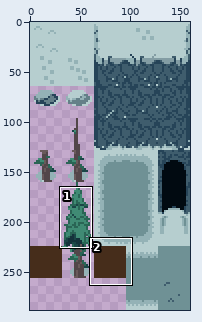
Sprite sheet, stored at Sprites/Tiles/Snow_Tiles.png. The picture above shows the old version from afar; the outline marks the close-up.
Close-up. First the earlier version:
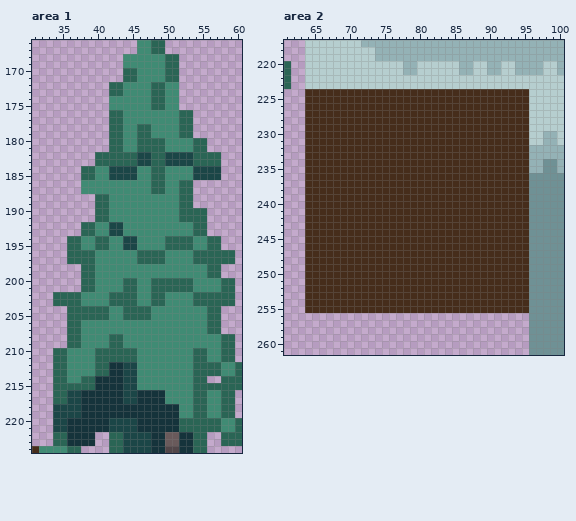
The file is 160x288 pixels. Colours within 5 levels of each other are drawn and written as one. Shown: area 1: x 31..60, y 166..224; area 2: x 61..100, y 217..261.
Now the later version:
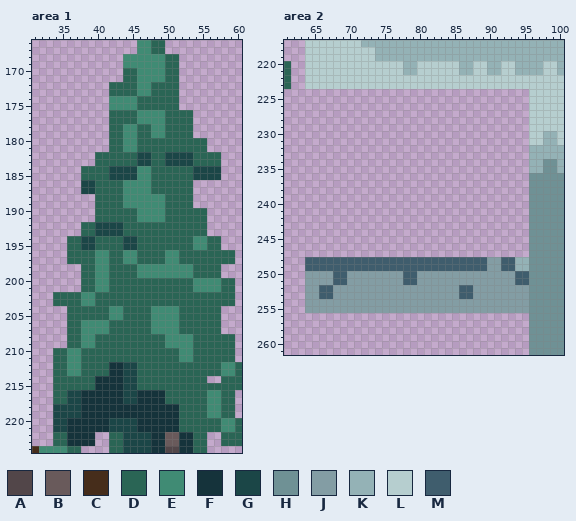
Palette (. is transparent): A #524649  B #695a5b  C #462d1b  D #2a6555  E #408b74  F #15333b  G #1b4647  H #6f9195  J #839da4  K #94b2b6  L #b6cecf  M #3f5d6d
Change:
--- area 1
@@ x 31..60 @@
 171 .............DDEEEEDD.........
-172 ...........DDEEEEDDEE.........
-173 ...........DDEEEEDDEE.........
-174 ...........EEEEEEDDEE.........
-175 ...........EEEEEEDDEE.........
-176 ...........DDEEEEEEEEDD.......
-177 ...........DDEEEEEEEEDD.......
-178 ...........DDEEDDEEEEDD.......
-179 ...........DDEEDDEEEEDD.......
-180 ...........DDEEDDDDEEEEDD.....
-181 ...........DDEEDDDDEEEEDD.....
+172 ...........DDDDEEDDDD.........
+173 ...........DDDDEEDDDD.........
+174 ...........EEEEDDDDDD.........
+175 ...........EEEEDDDDDD.........
+176 ...........DDDDEEEEDDDD.......
+177 ...........DDDDEEEEDDDD.......
+178 ...........DDEEDDEEDDDD.......
+179 ...........DDEEDDEEDDDD.......
+180 ...........DDEEDDDDDDDDDD.....
+181 ...........DDEEDDDDDDDDDD.....
 182 .........DDDDDDGGDDGGGGDDDD...
 183 .........DDDDDDGGDDGGGGDDDD...
-184 .......DDEEGGGGEEDDEEEEGGGG...
-185 .......DDEEGGGGEEDDEEEEGGGG...
-186 .......EEEEEEEEEEDDEEDD.......
-187 .......EEEEEEEEEEDDEEDD.......
-188 .........DDEEEEEEEEEEDD.......
-189 .........DDEEEEEEEEEEDD.......
-190 .........DDEEEEEEEEEEDDDD.....
-191 .........DDEEEEEEEEEEDDDD.....
-192 .......DDEEGGEEEEEEEEEEDD.....
-193 .......DDEEGGEEEEEEEEEEDD.....
-194 .....DDEEDDEEGGEEEEDDDDEEDD...
-195 .....DDEEDDEEGGEEEEDDDDEEDD...
-196 .....DDDDEEEEEEDDDDEEEEDDDDDD.
-197 .....DDDDEEEEEEDDDDEEEEDDDDDD.
-198 .......DDEEEEEEEEEEEEEEEEDD...
-199 .......DDEEEEEEEEEEEEEEEEDD...
-200 .......DDEEEEDDEEDDDDDDEEEEDD.
-201 .......DDEEEEDDEEDDDDDDEEEEDD.
-202 ...DDDDEEEEDDDDEEDDEEEEDDDDDD.
-203 ...DDDDEEEEDDDDEEDDEEEEDDDDDD.
-204 .....DDDDDDEEDDDDEEEEEEEEDD...
-205 .....DDDDDDEEDDDDEEEEEEEEDD...
-206 .....DDEEEEEEEEEEEEEEEEEEDD...
-207 .....DDEEEEEEEEEEEEEEEEEEDD...
-208 .....DDEEEEDDEEEEEEEEEEEEEEDD.
-209 .....DDEEEEDDEEEEEEEEEEEEEEDD.
-210 ...DDEEEEDDDDDDEEEEEEEEDDEEDD.
-211 ...DDEEEEDDDDDDEEEEEEEEDDEEDD.
-212 ...DDEEEEDDFFGGEEEEEEEEDDDDEED
-213 ...DDEEEEDDFFGGEEEEEEEEDDDDEED
-214 ...DDEEDDFFFFGGEEEEEEEEDD..DDD
-215 ...DDDDDDFFFFGGEEEEEEEEDDDDDDD
-216 ...DDGGFFFFFFGGFFFFEEEEDDEEDD.
-217 ...DDGGFFFFFFGGFFFFEEEEDDEEDD.
-218 ...GGGGFFFFFFFFFFFFFFEEDDEEDD.
-219 ...GGGGFFFFFFFFFFFFFFEEDDEEDD.
+184 .......DDDDGGGGEEDDDDDDGGGG...
+185 .......DDDDGGGGEEDDDDDDGGGG...
+186 .......GGDDDDEEEEDDDDDD.......
+187 .......GGDDDDEEEEDDDDDD.......
+188 .........DDDDEEEEEEDDDD.......
+189 .........DDDDEEEEEEDDDD.......
+190 .........DDDDDDEEEEDDDDDD.....
+191 .........DDDDDDEEEEDDDDDD.....
+192 .......DDGGGGDDDDDDDDDDDD.....
+193 .......DDGGGGDDDDDDDDDDDD.....
+194 .....DDGGDDDDGGDDDDDDDDEEDD...
+195 .....DDGGDDDDGGDDDDDDDDEEDD...
+196 .....DDDDEEDDEEDDDDEEDDDDDDDD.
+197 .....DDDDEEDDEEDDDDEEDDDDDDDD.
+198 .......DDEEDDDDEEEEEEEEDDDD...
+199 .......DDEEDDDDEEEEEEEEDDDD...
+200 .......DDEEDDDDDDDDDDDDEEEEDD.
+201 .......DDEEDDDDDDDDDDDDEEEEDD.
+202 ...DDDDEEDDDDDDDDDDDDDDDDDDDD.
+203 ...DDDDEEDDDDDDDDDDDDDDDDDDDD.
+204 .....DDDDDDEEDDDDEEEEDDDDDD...
+205 .....DDDDDDEEDDDDEEEEDDDDDD...
+206 .....DDEEEEDDDDDDEEEEDDDDDD...
+207 .....DDEEEEDDDDDDEEEEDDDDDD...
+208 .....DDEEDDDDDDDDDDEEEEDDDDDD.
+209 .....DDEEDDDDDDDDDDEEEEDDDDDD.
+210 ...DDEEDDDDDDDDDDDDDDEEDDDDDD.
+211 ...DDEEDDDDDDDDDDDDDDEEDDDDDD.
+212 ...DDEEDDDDFFGGDDDDDDDDDDDDEED
+213 ...DDEEDDDDFFGGDDDDDDDDDDDDEED
+214 ...DDDDDDFFFFGGDDDDDDDDDD..DDD
+215 ...DDDDDDFFFFGGDDDDDDDDDDDDDDD
+216 ...DDGGFFFFFFGGFFFFDDDDDDEEDD.
+217 ...DDGGFFFFFFGGFFFFDDDDDDEEDD.
+218 ...GGGGFFFFFFFFFFFFFFDDDDEEDD.
+219 ...GGGGFFFFFFFFFFFFFFDDDDEEDD.
 220 ...GGFFFFFFGGGGFFFFFFDDDDDDEED
--- area 2
@@ x 61..100 @@
 223 D..LLLLLLLLLLLLLLLLLLLLLLLLLLLLLLLLLLLLL
-224 ...CCCCCCCCCCCCCCCCCCCCCCCCCCCCCCCCLLLLL
-225 ...CCCCCCCCCCCCCCCCCCCCCCCCCCCCCCCCLLLLL
-226 ...CCCCCCCCCCCCCCCCCCCCCCCCCCCCCCCCLLLLL
-227 ...CCCCCCCCCCCCCCCCCCCCCCCCCCCCCCCCLLLLL
-228 ...CCCCCCCCCCCCCCCCCCCCCCCCCCCCCCCCLLLLL
-229 ...CCCCCCCCCCCCCCCCCCCCCCCCCCCCCCCCLLLLL
-230 ...CCCCCCCCCCCCCCCCCCCCCCCCCCCCCCCCLLKKL
-231 ...CCCCCCCCCCCCCCCCCCCCCCCCCCCCCCCCLLKKL
-232 ...CCCCCCCCCCCCCCCCCCCCCCCCCCCCCCCCKKKKK
-233 ...CCCCCCCCCCCCCCCCCCCCCCCCCCCCCCCCKKKKK
-234 ...CCCCCCCCCCCCCCCCCCCCCCCCCCCCCCCCKKHHK
-235 ...CCCCCCCCCCCCCCCCCCCCCCCCCCCCCCCCKKHHK
-236 ...CCCCCCCCCCCCCCCCCCCCCCCCCCCCCCCCHHHHH
-237 ...CCCCCCCCCCCCCCCCCCCCCCCCCCCCCCCCHHHHH
-238 ...CCCCCCCCCCCCCCCCCCCCCCCCCCCCCCCCHHHHH
-239 ...CCCCCCCCCCCCCCCCCCCCCCCCCCCCCCCCHHHHH
-240 ...CCCCCCCCCCCCCCCCCCCCCCCCCCCCCCCCHHHHH
-241 ...CCCCCCCCCCCCCCCCCCCCCCCCCCCCCCCCHHHHH
-242 ...CCCCCCCCCCCCCCCCCCCCCCCCCCCCCCCCHHHHH
-243 ...CCCCCCCCCCCCCCCCCCCCCCCCCCCCCCCCHHHHH
-244 ...CCCCCCCCCCCCCCCCCCCCCCCCCCCCCCCCHHHHH
-245 ...CCCCCCCCCCCCCCCCCCCCCCCCCCCCCCCCHHHHH
-246 ...CCCCCCCCCCCCCCCCCCCCCCCCCCCCCCCCHHHHH
-247 ...CCCCCCCCCCCCCCCCCCCCCCCCCCCCCCCCHHHHH
-248 ...CCCCCCCCCCCCCCCCCCCCCCCCCCCCCCCCHHHHH
-249 ...CCCCCCCCCCCCCCCCCCCCCCCCCCCCCCCCHHHHH
-250 ...CCCCCCCCCCCCCCCCCCCCCCCCCCCCCCCCHHHHH
-251 ...CCCCCCCCCCCCCCCCCCCCCCCCCCCCCCCCHHHHH
-252 ...CCCCCCCCCCCCCCCCCCCCCCCCCCCCCCCCHHHHH
-253 ...CCCCCCCCCCCCCCCCCCCCCCCCCCCCCCCCHHHHH
-254 ...CCCCCCCCCCCCCCCCCCCCCCCCCCCCCCCCHHHHH
-255 ...CCCCCCCCCCCCCCCCCCCCCCCCCCCCCCCCHHHHH
+224 ...................................LLLLL
+225 ...................................LLLLL
+226 ...................................LLLLL
+227 ...................................LLLLL
+228 ...................................LLLLL
+229 ...................................LLLLL
+230 ...................................LLKKL
+231 ...................................LLKKL
+232 ...................................KKKKK
+233 ...................................KKKKK
+234 ...................................KKHHK
+235 ...................................KKHHK
+236 ...................................HHHHH
+237 ...................................HHHHH
+238 ...................................HHHHH
+239 ...................................HHHHH
+240 ...................................HHHHH
+241 ...................................HHHHH
+242 ...................................HHHHH
+243 ...................................HHHHH
+244 ...................................HHHHH
+245 ...................................HHHHH
+246 ...................................HHHHH
+247 ...................................HHHHH
+248 ...MMMMMMMMMMMMMMMMMMMMMMMMMMJJMMKKHHHHH
+249 ...MMMMMMMMMMMMMMMMMMMMMMMMMMJJMMKKHHHHH
+250 ...JJJJMMJJJJJJJJMMJJJJJJJJJJJJJJMMHHHHH
+251 ...JJJJMMJJJJJJJJMMJJJJJJJJJJJJJJMMHHHHH
+252 ...JJMMJJJJJJJJJJJJJJJJJJMMJJJJJJJJHHHHH
+253 ...JJMMJJJJJJJJJJJJJJJJJJMMJJJJJJJJHHHHH
+254 ...JJJJJJJJJJJJJJJJJJJJJJJJJJJJJJJJHHHHH
+255 ...JJJJJJJJJJJJJJJJJJJJJJJJJJJJJJJJHHHHH
 256 ...................................HHHHH
